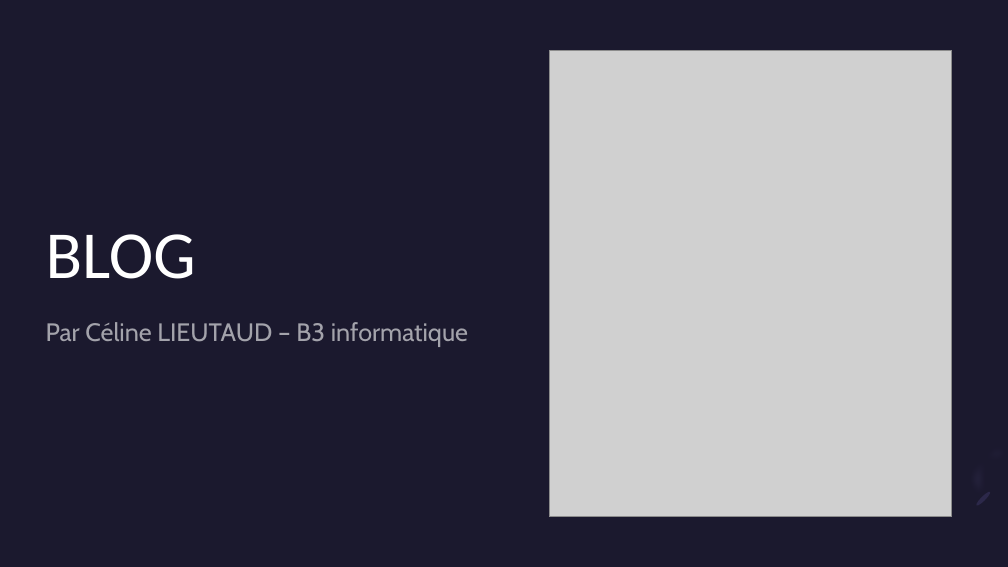
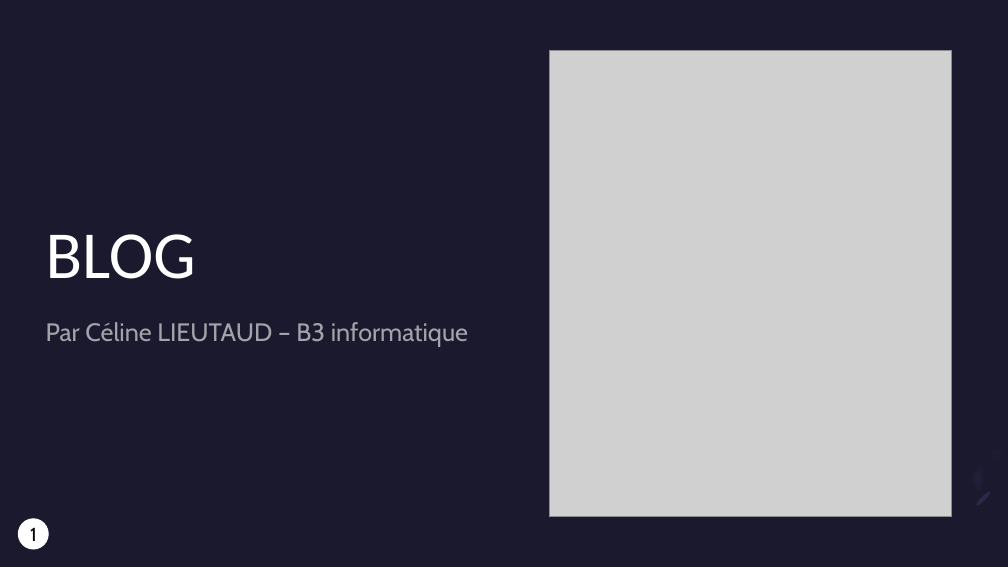
Before and after one commit to OphisDgn/projetBack_blog, a slide deck: slide 1 of Presentation_oral_LIEUTAUD_CELINE.pptx. Drawn at 1008x567 pixels with LibreOffice and Linux fonts; fonts in the diff are those of the drawing; grey boxes stand for pictures. Boxes give left, top, right and bottom in pixels: in the first picture for what was removed or moved away, otherwise in the second. Text is boxed around its words. In the diff, an @@ line names an element or a change of style, - is before the commit and + after.

```diff
--- a/Presentation_oral_LIEUTAUD_CELINE.pptx
+++ b/Presentation_oral_LIEUTAUD_CELINE.pptx
@@ ellipse added at (18, 519, 48, 549), fill #FFFFFF, outline #FFFFFF 1 pt, 18 pt, text #000000 @@
+1
```
Also in this commit, not shown: 3 other slides changed, 6 other files.
